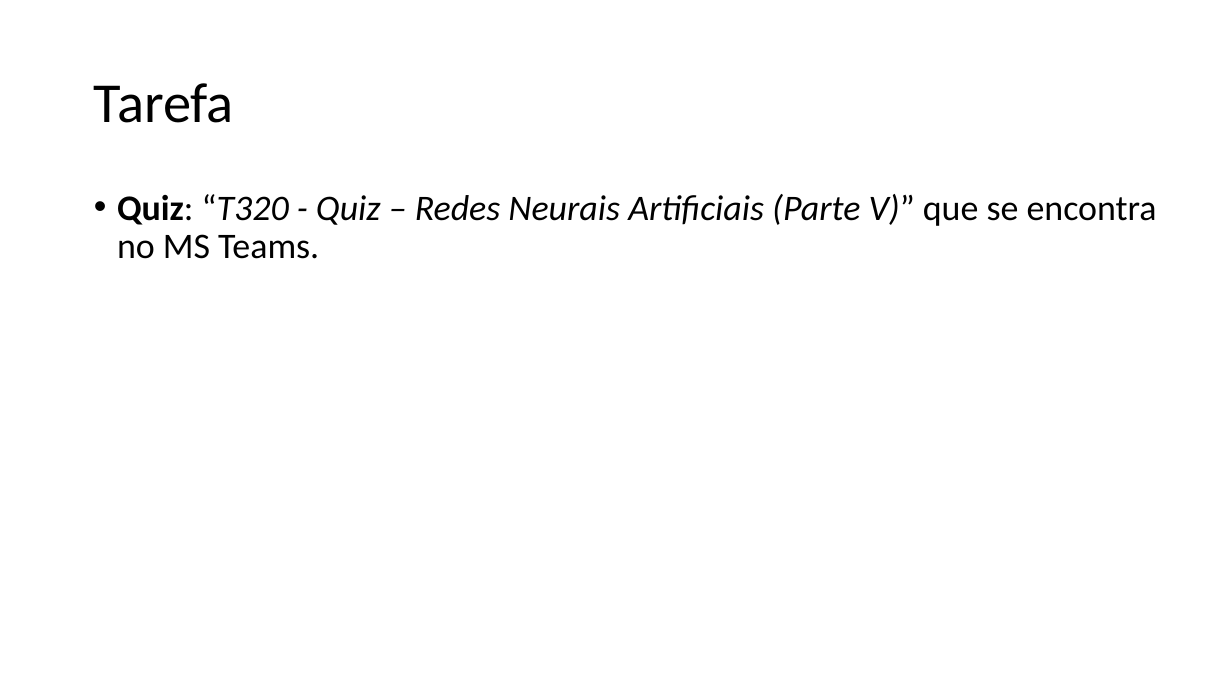
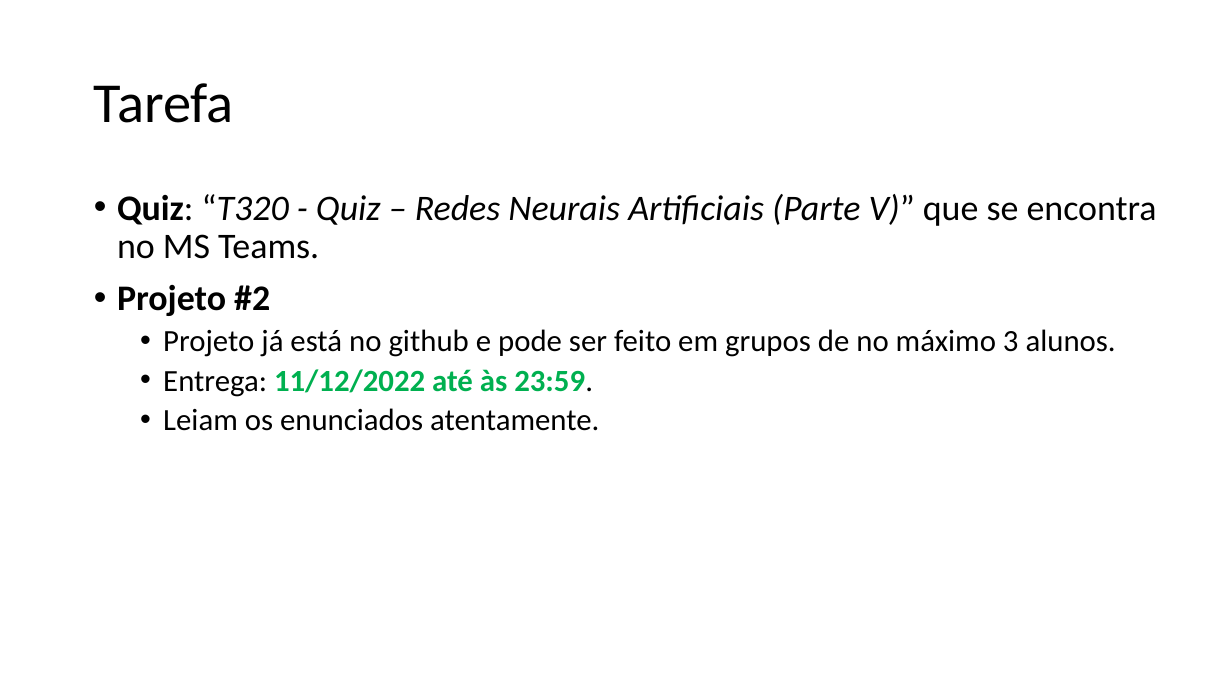
Before and after one commit to zz4fap/t320_aprendizado_de_maquina, a slide deck: slide 10 of slides/T320_Redes_Neurais_Artificiais (Parte III).pptx. Drawn at 1232x693 pixels with LibreOffice and Linux fonts; fonts in the diff are those of the drawing. Boxes give left, top, right and bottom in pixels: in the first picture for what was removed or moved away, otherwise in the second. Text is boxed around its words. In the diff, an @@ line names an element or a change of style, - is before the commit and + after.

```diff
--- a/slides/T320_Redes_Neurais_Artificiais (Parte III).pptx
+++ b/slides/T320_Redes_Neurais_Artificiais (Parte III).pptx
@@ text at [117, 285, 1116, 431]: paragraphs added @@
+• Projeto #2
+  • Projeto já está no github e pode ser feito em grupos de no máximo 3 alunos.
+  • Entrega: 11/12/2022 até às 23:59.
+  • Leiam os enunciados atentamente.
```
Also in this commit, not shown: 10 other slides changed, 2 other files.
